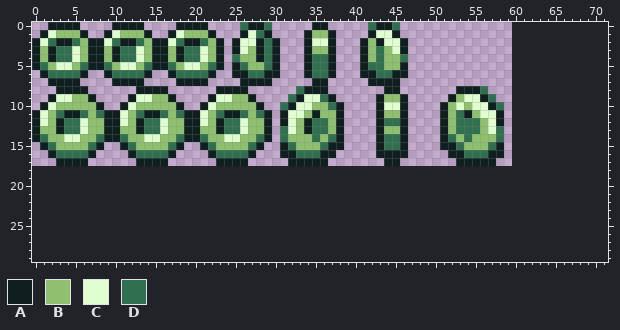
Edited in one commit: sprite sheet (skylands-of-solarus/data/sprites/items/coin.png). Above is the file before it was changed.
The file is 60x18 pixels. The old version is drawn lined up with the new one, on the new canvas.
Palette (. is transparent): A #0f1f20  B #8fc070  C #e0ffd0  D #306f50
Pixels before, first column x 0:
 0 ..AAAA....AAAA....AAAA....DAAD.....AA.....DAAD.............
 1 .ACBBBA..ACBBBA..ACBBBA...ACDA....ABBA....ACCA.............
 2 ACDAADBAACDAADBAACDAADBA.ACCADA...ACCA...ABACCA............
 3 ABADDCBAABADDCBAABADDCBA.ACBADA...ABBA...ABDBCA............
 4 ABADDCBAABADDCBAABADDCBA.DBBADA...ADDA...ABDBBD............
 5 ADBCCBDAADBCCBDAADBCCBDA.ADBBDA...ADDA...ADDBBA............
 6 .ADDDDA..ADDDDA..ADDDDA..AADDAA...ADDA...AADDAA............
 7 ..AAAA....AAAA....AAAA....AAAA.....AA.....AAAA.............
 8 ...AAAA......AAAA......AAAA......DAAA.......AA.......AAAD..
 9 ..ACCBBA....ACCBBA....ACCBBA....DACCDA.....ABBA.....ABCCAD.
10 .ACBBBBBA..ACBBBBBA..ACBBBBBA..DACCBBDA....ACCA....ABCBCCAD
11 ACBDAADBDAACBDAADBDAACBDAADBDA.ACCBABBA....ABBA....ABDABCCA
12 ACBADDCBBAACBADDCBBAACBADDCBBA.ACBADDBA....ADDA....ABDDDBCA
13 ABBADDCBBAABBADDCBBAABBADDCBBA.DCBADDBA....ABBA....ABDDDBCD
14 ADBBCCBBDAADBBCCBBDAADBBCCBBDA.DBBBDBDA....ADDA....ADBDBBBD
15 .ADBBBBDA..ADBBBBDA..ADBBBBDA..ADBBBDAA....ADDA....AADBBBDA
16 ..ADDDDA....ADDDDA....ADDDDA...AADDDAA.....AAAA.....AADDDAA
17 ...AAAA......AAAA......AAAA.....AAAAA.......AA.......AAAAA.
The result:
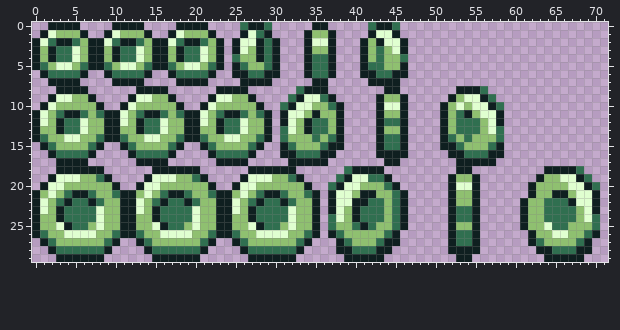
Change:
canvas 60x18 -> 72x30
Changed rows in their new state; - is an unchanged pixel.
first column x 0:
18 ---AAAAAA------AAAAAA------AAAAAA------DAAAA---------AA---------AAAAD--
19 --ACCCBBDA----ACCCBBDA----ACCCBBDA----DACCDDA-------ABBA-------ABBCCAD-
20 -ACCBBBBBBA--ACCBBBBBBA--ACCBBBBBBA--DACCBBBDA------ACCA------ABBBBCCAD
21 ABCBDAADBBDAABCBDAADBBDAABCBDAADBBDA-ACCBAABBDA-----ABBA------ABBAABCCA
22 ACBDADDADBBAACBDADDADBBAACBDADDADBBA-ACCAADDBDA-----ABBA-----ABBDDDACCA
23 ACBADDDDCBBAACBADDDDCBBAACBADDDDCBBA-ACBADDDBDA-----ADDA-----ABBDDDDBCA
24 ABBADDDDCBBAABBADDDDCBBAABBADDDDCBBA-DCBADDDBDA-----ADDA-----ABBDDDDBCD
25 ABBCADDBCBBAABBCADDBCBBAABBCADDBCBBA-DBBDADBBDA-----ABBA-----ABBCDDBBBD
26 ADBBCCCCBBDAADBBCCCCBBDAADBBCCCCBBDA-ADBBBBBDA------ADDA------ABBCCBBDA
27 -ADBBBBBBDA--ADBBBBBBDA--ADBBBBBBDA---ADBBBDAA------ADDA------ADBBBBDA-
28 --ADDDDDDA----ADDDDDDA----ADDDDDDA----AADDDAA-------AAAA-------AADDDAA-
29 ---AAAAAA------AAAAAA------AAAAAA------AAAAA---------AA---------AAAAA--
Boxes around the changes in both pictures, in picture pixels (x1, y1, x2, y2):
added: (32, 166, 408, 262)
added: (448, 166, 480, 262)
added: (520, 166, 600, 262)
